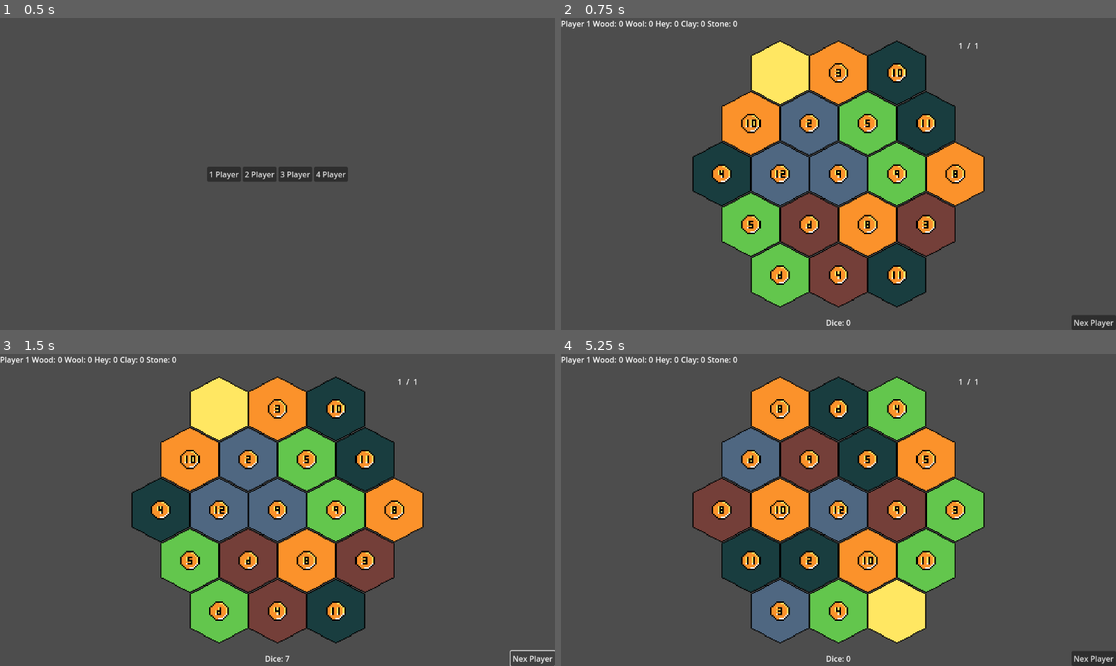
Above: before the commit, frames 1-4 (two rows, left to right).
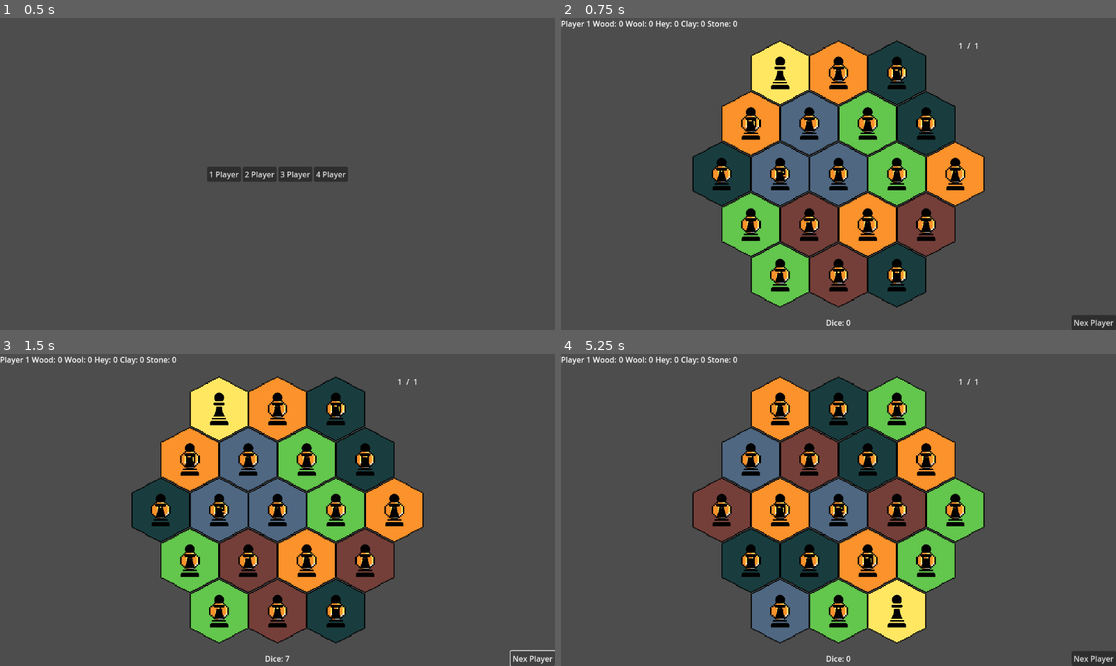
Above: after the commit, the same moments.

Repository: LeoBasov/settlers
Game: Godot game, scene res://src/menus/main_menu.tscn
The game is run twice, just before and just after one commit, with the same random seed, the same clock (stepped at 60 frames per second) and the same inputs.
Inputs (mouse positions are in pixels of both pictures, inside the frame that each line leads up to):
- Up to frame 1 (0.5 s): no input
- Up to frame 2 (0.75 s): click "1 Player" at 0.5 s
- Up to frame 3 (1.5 s): click "Nex Player" at 1.25 s
- Up to frame 4 (5.25 s): click "Nex Player" at 2 s; click "Nex Player" at 2.75 s; tap Enter at 3.5 s; move the mouse to (738, 485) at 3.52 s; click (738, 485) at 3.6 s; tap R (reset) at 4.25 s; move the mouse to (705, 485) at 4.27 s; click (705, 485) at 4.35 s; click "1 Player" at 5 s

Frame 1 is identical in both runs. In frame 2, 3.0% of the frame differs, in the area x 27-73%, y 12-88%; in frame 3, 3.0%; in frame 4, 3.0%.

Commit message:
implemented set_up_robber

Diff:
--- a/Settlers/src/board/board.gd
+++ b/Settlers/src/board/board.gd
@@ -3,6 +3,7 @@
 var Tile: = preload("res://src/board/tile.tscn")
 var Building: = preload("res://src/board/building.tscn")
 var Road: = preload("res://src/board/road.tscn")
+var Robber: = preload("res://src/board/robber.tscn")
 var recources_dict: = Resources.new()
 var current_player: int = 0
 
@@ -13,6 +14,7 @@
 	$HexGrid.build(2)
 	set_up_buildings()
 	set_up_roads()
+	set_up_robbers()
 	randomize_board()
 
 func get_score(dice: int, first_round: bool, pre_round: bool) -> void:
@@ -69,6 +71,15 @@
 		road.update_ui.connect(_on_update_ui)
 		$Roads.add_child(road)
 
+func set_up_robbers() -> void:
+	for child in $Robbers.get_children():
+		child.queue_free()
+
+	for cell in $HexGrid.get_cells():
+		var robber: = Robber.instantiate()
+		robber.position = cell.position
+		$Robbers.add_child(robber)
+
 func set_up_rand_tiles(dict: Dictionary) -> Array[int]:
 	var tiles: Array[int] = []
 
--- a/Settlers/src/board/board.tscn
+++ b/Settlers/src/board/board.tscn
@@ -15,3 +15,5 @@
 [node name="Roads" type="Node2D" parent="."]
 
 [node name="Buildings" type="Node2D" parent="."]
+
+[node name="Robbers" type="Node2D" parent="."]
--- a/Settlers/src/board/robber.tscn
+++ b/Settlers/src/board/robber.tscn
@@ -5,4 +5,5 @@
 [node name="Robber" type="Node2D"]
 
 [node name="RobberSprite2D" type="Sprite2D" parent="."]
+scale = Vector2(0.5, 0.5)
 texture = ExtResource("1_x6ja1")
